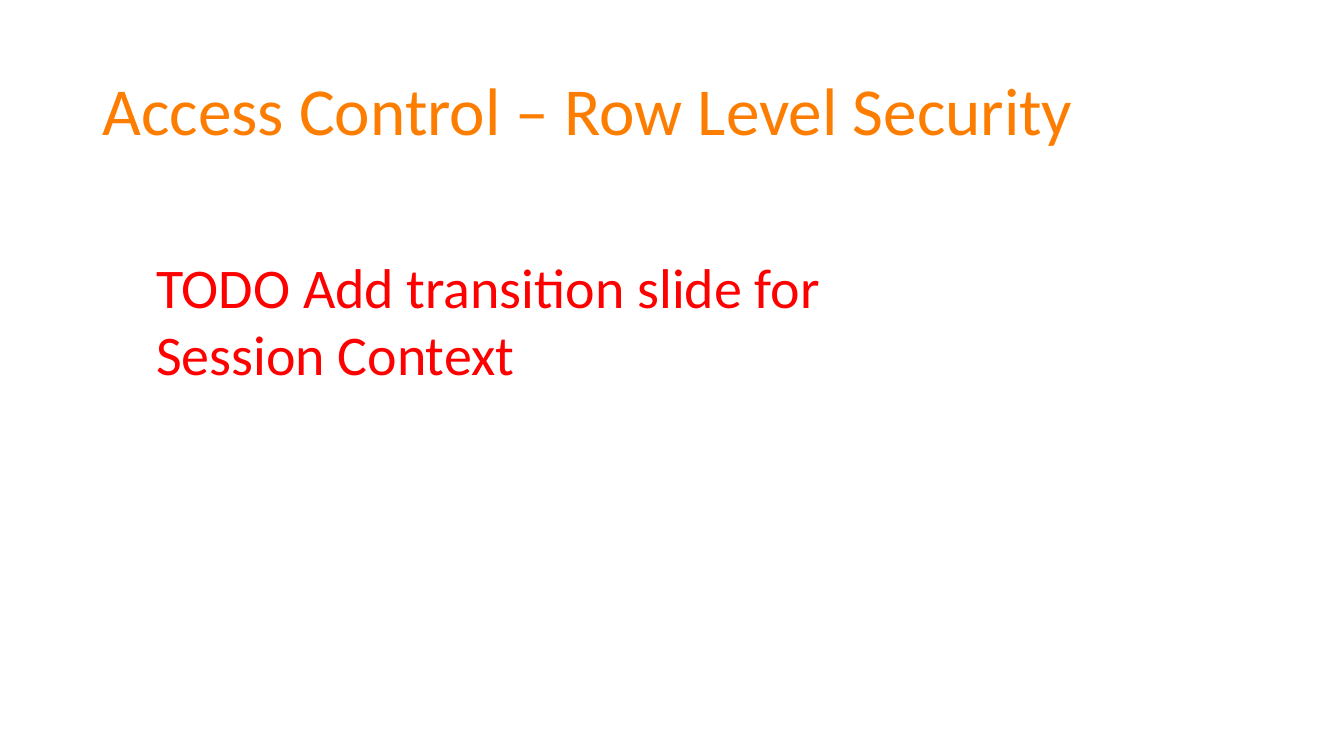
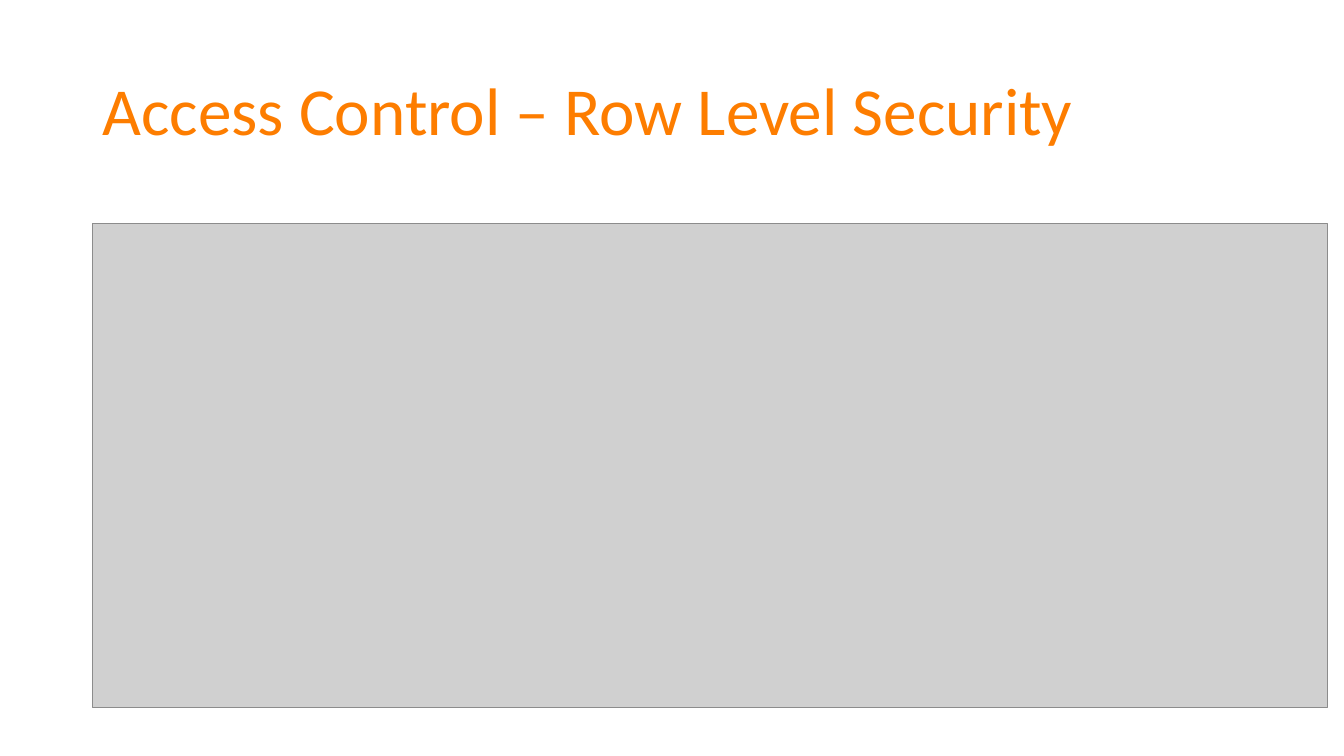
Before and after one commit to spetryjohnson/Talk---Dont-Write-Secure-Code-Design-Secure-Systems, a slide deck: slide 48 of Secure Systems - CodeMash 2017.pptx (slide 47 before the commit). Drawn at 1344x756 pixels with LibreOffice and Linux fonts; fonts in the diff are those of the drawing; grey boxes stand for pictures. Boxes give left, top, right and bottom in pixels: in the first picture for what was removed or moved away, otherwise in the second. Text is boxed around its words. In the diff, an @@ line names an element or a change of style, - is before the commit and + after.

```diff
--- a/Secure Systems - CodeMash 2017.pptx
+++ b/Secure Systems - CodeMash 2017.pptx
@@ picture added at [93, 224, 1329, 707] @@
@@ text removed at [156, 269, 820, 376] @@
-TODO Add transition slide for Session Context
```
Also in this commit, not shown: 5 other slides changed, 4 slides added, 5 slides removed, 3 other files.
